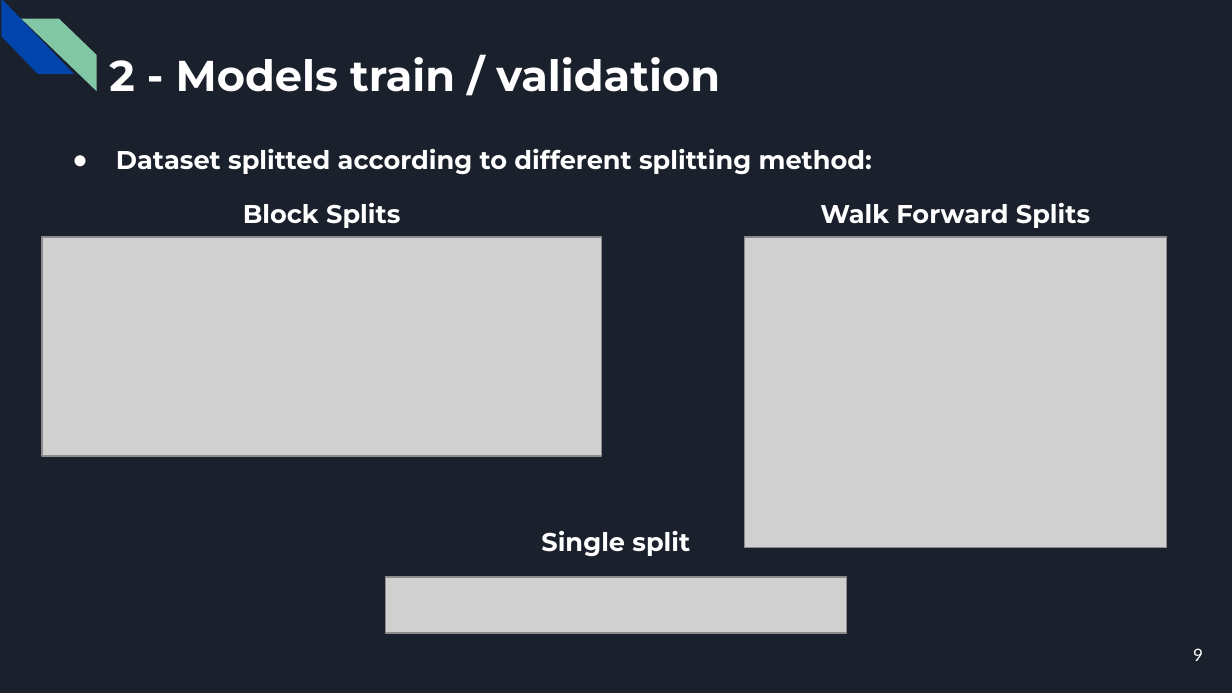
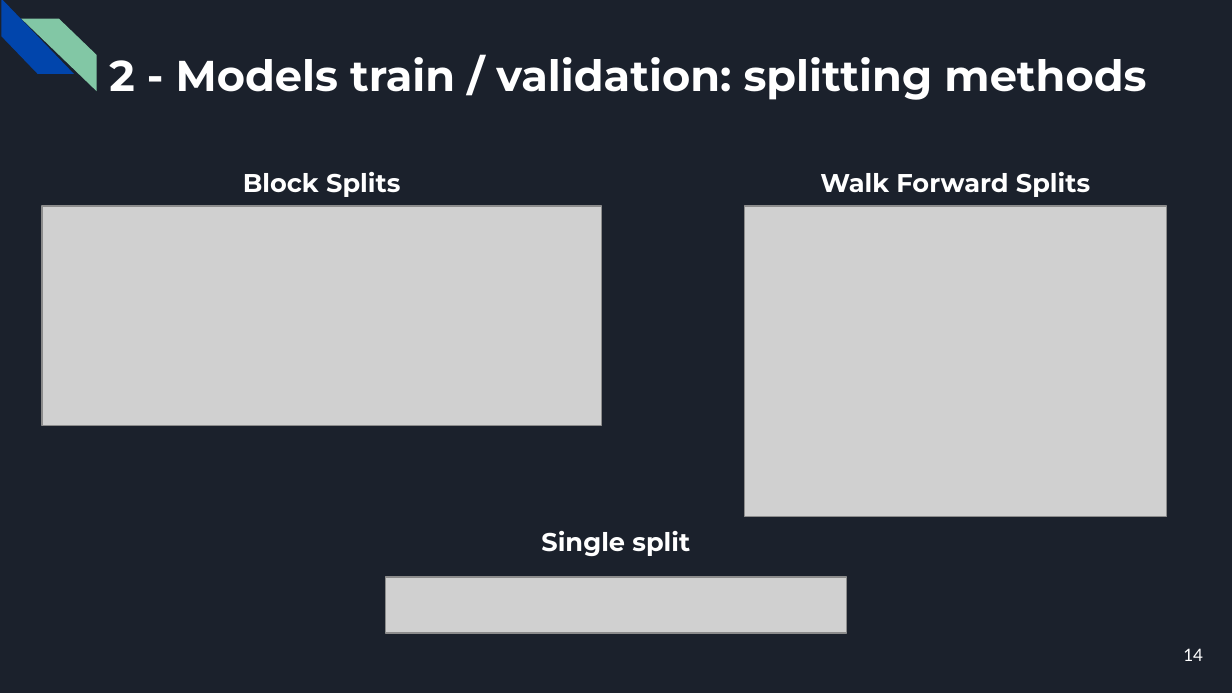
Before and after one commit to CorsiDanilo/bitcoin-price-prediction-with-pyspark, a slide deck: slide 14 of presentation/presentation.pptx (slide 9 before the commit). Drawn at 1232x693 pixels with LibreOffice and Linux fonts; fonts in the diff are those of the drawing; grey boxes stand for pictures. Boxes give left, top, right and bottom in pixels: in the first picture for what was removed or moved away, otherwise in the second. Text is boxed around its words. In the diff, an @@ line names an element or a change of style, - is before the commit and + after.

```diff
--- a/presentation/presentation.pptx
+++ b/presentation/presentation.pptx
@@ title at bbox=[109, 57, 1146, 100]: text changed @@
-2 - Models train / validation
+2 - Models train / validation: splitting methods
@@ text removed at bbox=[116, 149, 872, 174] @@
-● Dataset splitted according to different splitting method:
@@ 2 pictures, 2 texts: place and size @@
-2 pictures, 2 texts at bbox=[42, 203, 1167, 547]
+2 pictures, 2 texts at bbox=[42, 172, 1167, 516]
@@ page number at bbox=[1183, 648, 1203, 661]: text changed @@
-9
+14
```
Also in this commit, not shown: 13 other slides changed, 5 slides added.
